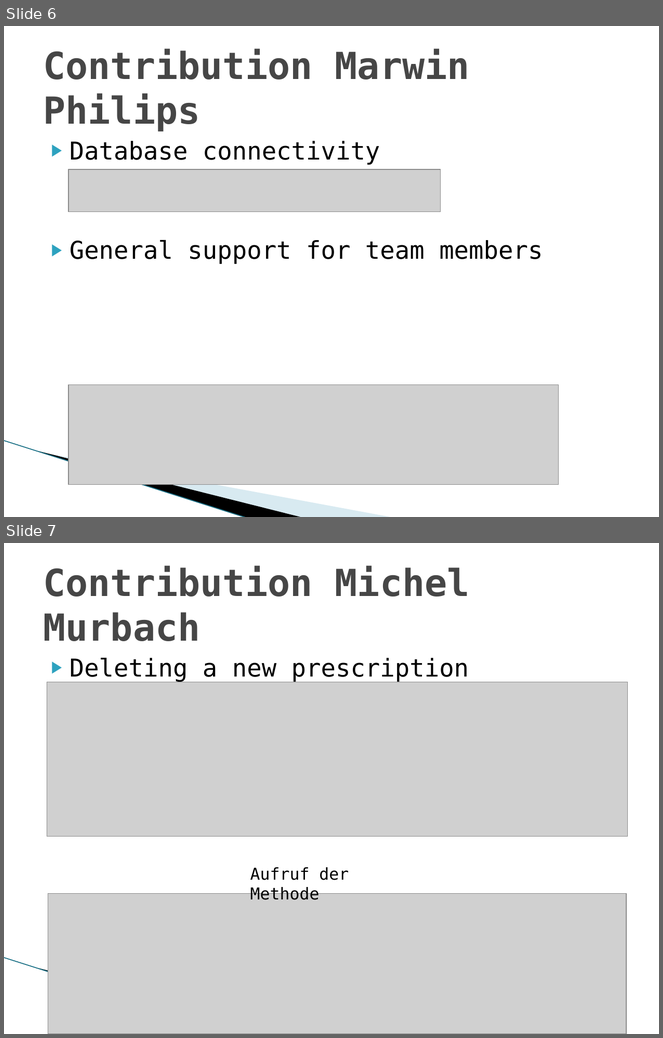
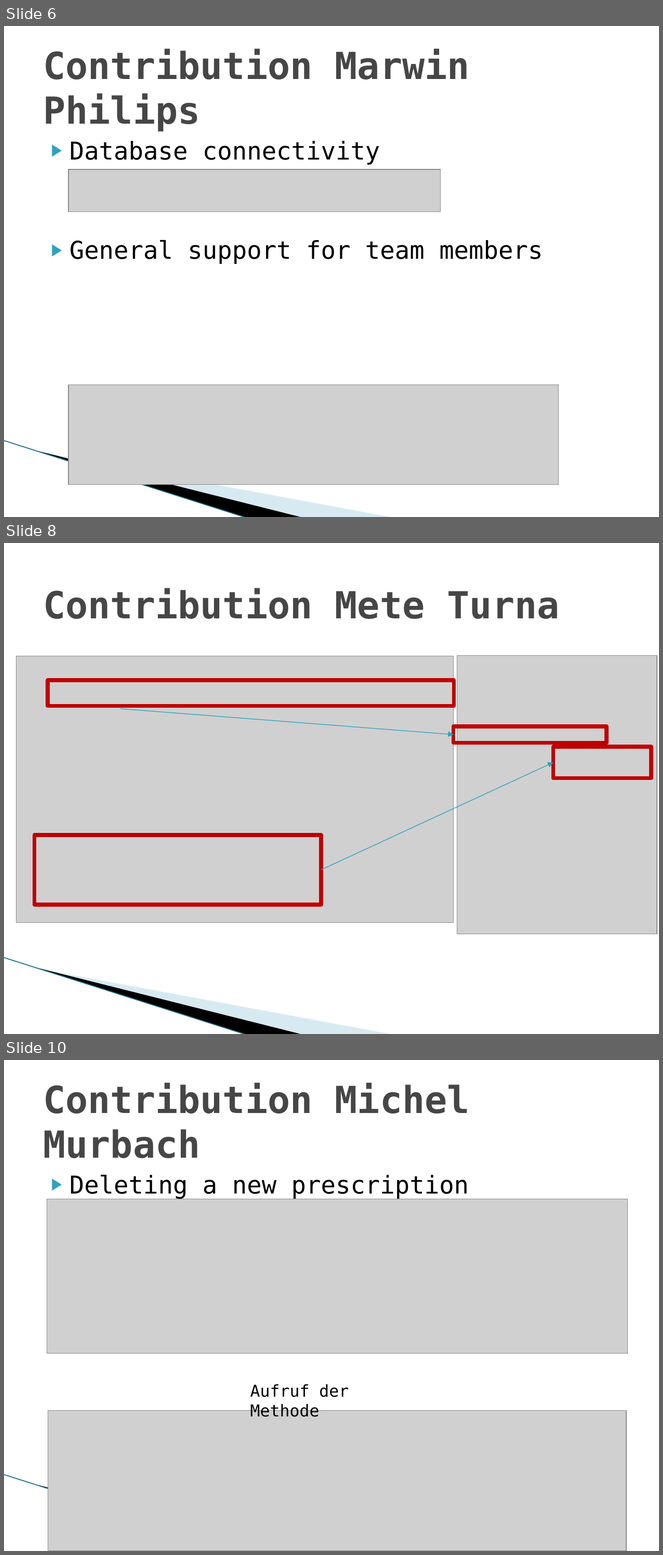
Before and after one commit to MarwinPhilips/ch.bfh.btx8081.w2015.schwarz, a slide deck: Documents/Task 14/Task 14.pptx. Shown one above the other, each under a label of ours: slides 6 and 7 before the commit, slides 6, 8 and 10 after it; the slides between them are not shown. The pictures are 663x1038 and 663x1555 pixels, drawn with LibreOffice and Linux fonts; fonts in the diff are those of the drawing; grey boxes stand for pictures; background and template pictures are left out. Boxes give left, top, right and bottom in pixels: in the first picture for what was removed or moved away, otherwise in the second. Text is boxed around its words. In the diff, an @@ line names an element or a change of style, - is before the commit and + after.

Commit message:
Task 14 part from Mete Turna

```diff
--- a/Documents/Task 14/Task 14.pptx
+++ b/Documents/Task 14/Task 14.pptx
@@ slide 8 added at bbox=[4, 543, 659, 1034], background #FFFFFF; not listed: 3 template elements that a slide beside it also shows @@
@@ title added at bbox=[43, 588, 560, 619], 41 pt, text #464646, bold @@
+Contribution Mete Turna
@@ picture added at bbox=[16, 656, 453, 923] @@
@@ picture added at bbox=[457, 656, 657, 934] @@
@@ rectangle added at bbox=[48, 681, 454, 706], outline #C00000 4.33 pt @@
@@ arrow added from (120, 709) to (453, 735), #2DA2BF 0.75 pt @@
@@ rectangle added at bbox=[453, 727, 607, 743], outline #C00000 4.33 pt @@
@@ rectangle added at bbox=[554, 747, 652, 778], outline #C00000 4.33 pt @@
@@ arrow added from (321, 870) to (554, 762), #2DA2BF 0.75 pt @@
@@ rectangle added at bbox=[35, 835, 322, 905], outline #C00000 4.33 pt @@
@@ what was slide 7 is now slide 10 @@
```
Also in this commit, not shown: 2 other slides added.
